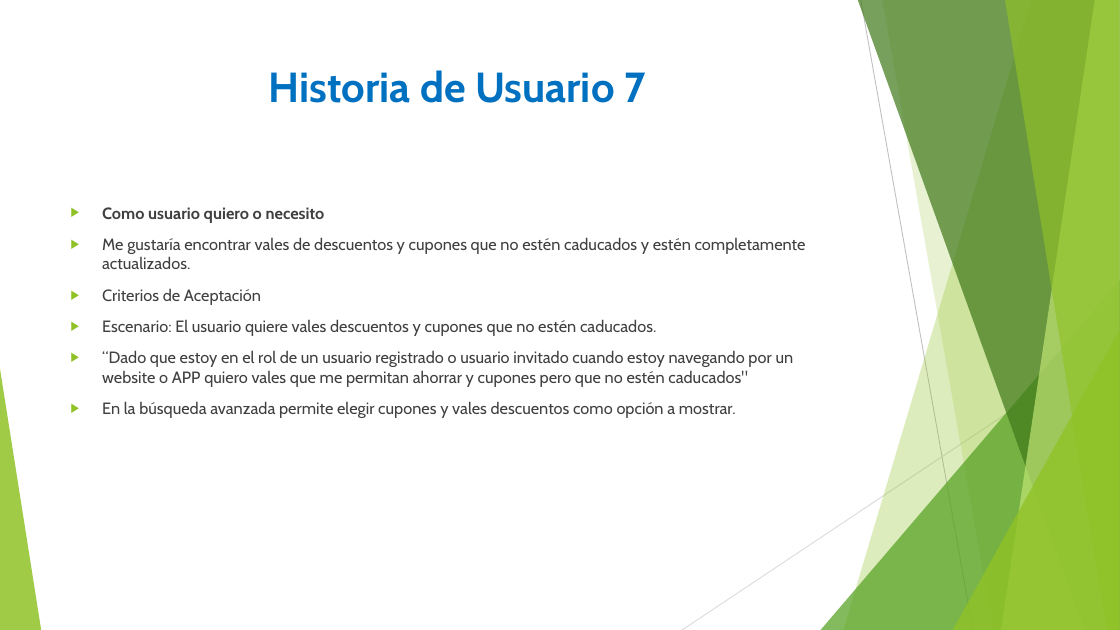
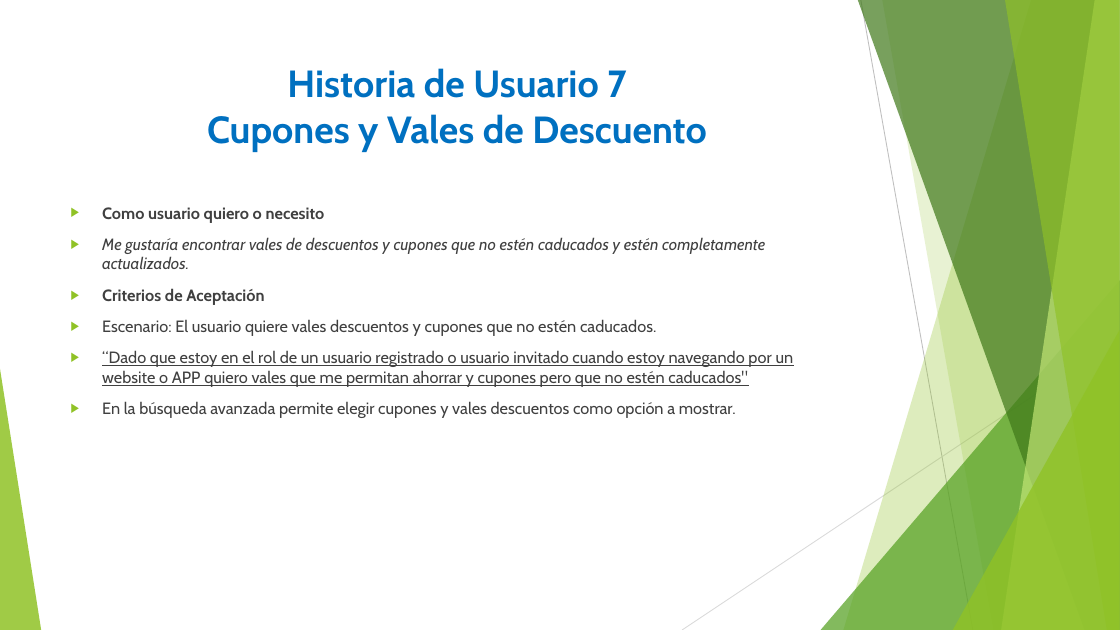
Before and after one commit to Eugenio199226/Ahorrando-Ando, a slide deck: slide 8 of Documentacion/historias de usuario/Criterios de Aceptación/Criterios de Aceptación.pptx. Drawn at 1120x630 pixels with LibreOffice and Linux fonts; fonts in the diff are those of the drawing. Boxes give left, top, right and bottom in pixels: in the first picture for what was removed or moved away, otherwise in the second. Text is boxed around its words. In the diff, an @@ line names an element or a change of style, - is before the commit and + after.

Commit message:
criterios aceptacion

```diff
--- a/Documentacion/historias de usuario/Criterios de Aceptación/Criterios de Aceptación.pptx
+++ b/Documentacion/historias de usuario/Criterios de Aceptación/Criterios de Aceptación.pptx
@@ title at box(207, 68, 707, 152): text changed; size 36 to 32.4 pt @@
-Historia de Usuario 7
+Historia de Usuario 7
+Cupones y Vales de Descuento
@@ text at box(102, 237, 794, 387): italic on in "Me gustaría encontrar vales de descuentos y ..."; bold on in "Criterios de Aceptación"; underline on in "“Dado que estoy en el rol de ..." @@
```
Also in this commit, not shown: 7 other slides changed.
